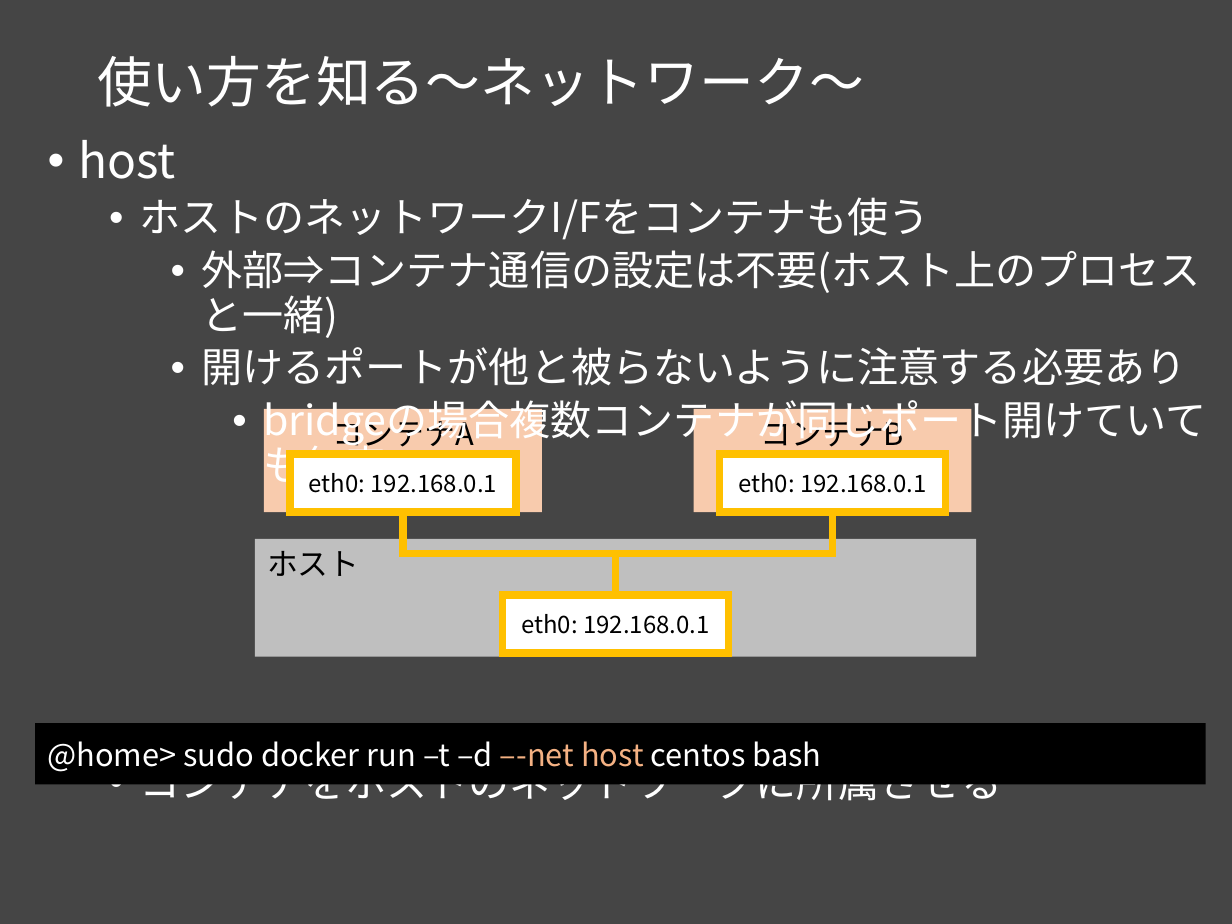
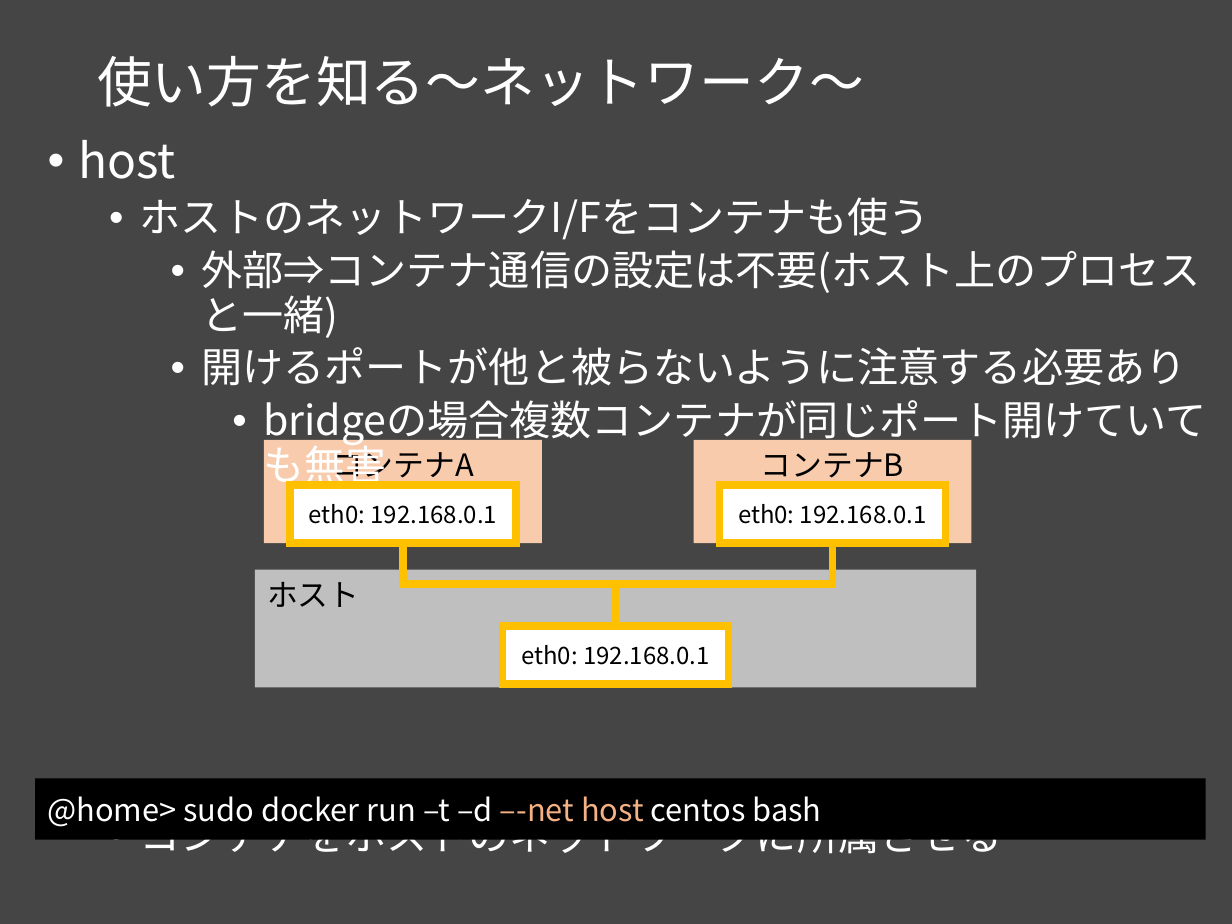
Before and after one commit to msntts/workshop_docker, a slide deck: slide 32 of docker勉強会Vol1(Dockerの基本).pptx. Drawn at 1232x924 pixels with LibreOffice and Linux fonts; fonts in the diff are those of the drawing. Boxes give left, top, right and bottom in pixels: in the first picture for what was removed or moved away, otherwise in the second. Text is boxed around its words. In the diff, an @@ line names an element or a change of style, - is before the commit and + after.

```diff
--- a/docker勉強会Vol1(Dockerの基本).pptx
+++ b/docker勉強会Vol1(Dockerの基本).pptx
@@ text "host" rewrapped from [78, 140, 1201, 801] to [78, 140, 1201, 861] @@
@@ 6 rectangles, 2 elbow lines: place and size @@
-6 rectangles, 2 elbow lines at [255, 409, 976, 657]
+6 rectangles, 2 elbow lines at [255, 440, 976, 687]
@@ rectangle "@home> sudo docker run –t ...": place and size @@
-rectangle "@home> sudo docker run –t ..." at [36, 723, 1206, 785]
+rectangle "@home> sudo docker run –t ..." at [36, 779, 1206, 840]
```
Also in this commit, not shown: 4 other slides changed, 2 slides removed, 1 other file.
